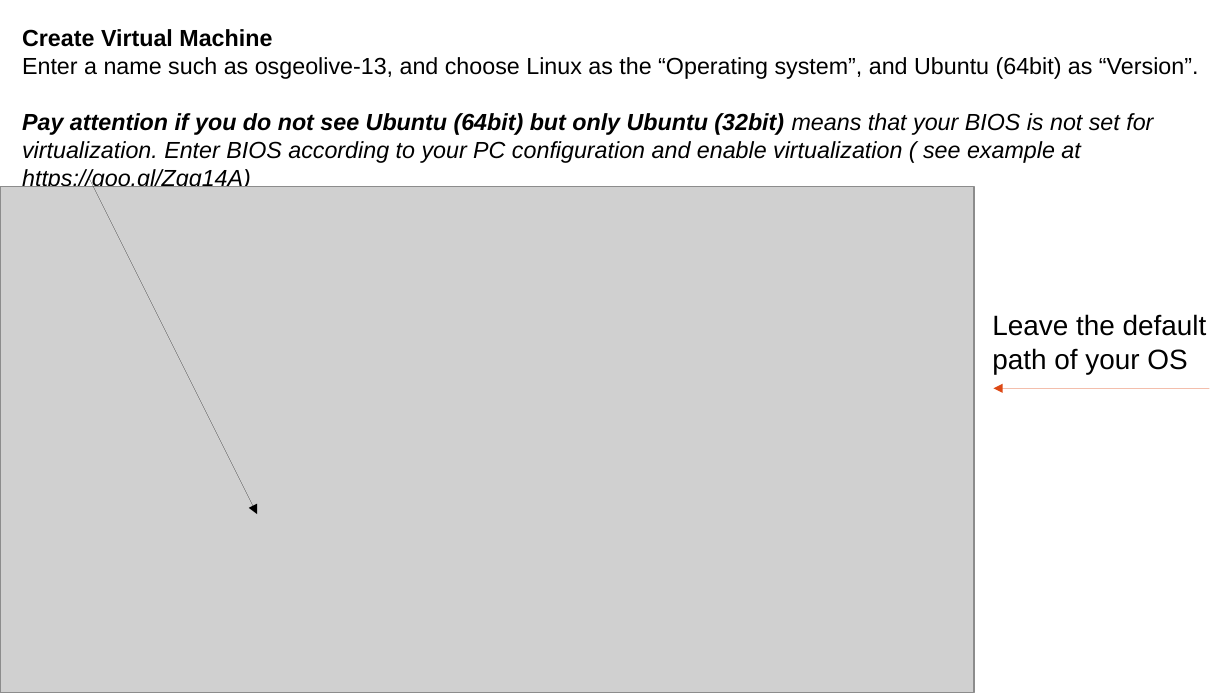
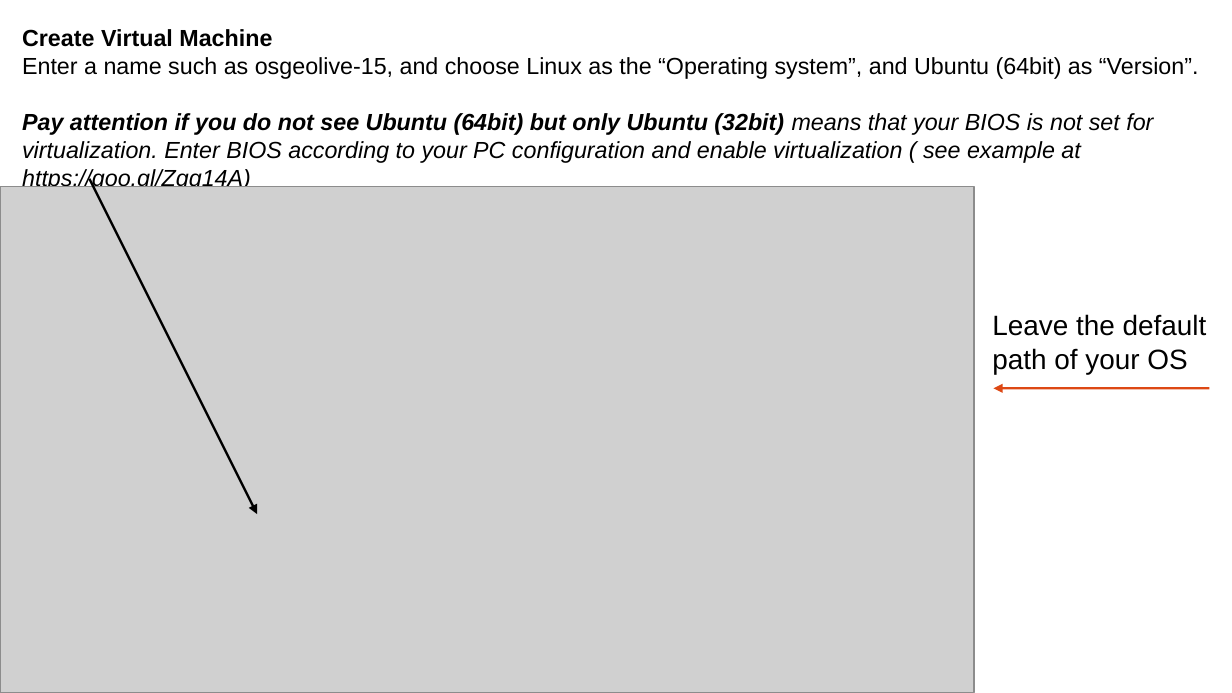
Before and after one commit to selvaje/SE_docs, a slide deck: slide 3 of source/VIRTUALMACHINE/Installation_vm_osgeo-live15.odp. Drawn at 1232x693 pixels with LibreOffice and Linux fonts; fonts in the diff are those of the drawing; grey boxes stand for pictures. Boxes give left, top, right and bottom in pixels: in the first picture for what was removed or moved away, otherwise in the second. Text is boxed around its words. In the diff, an @@ line names an element or a change of style, - is before the commit and + after.

```diff
--- a/source/VIRTUALMACHINE/Installation_vm_osgeo-live15.odp
+++ b/source/VIRTUALMACHINE/Installation_vm_osgeo-live15.odp
@@ text at <box>22,57,1199,79</box>: text changed @@
-Enter a name such as osgeolive-13, and choose Linux as the “Operating system”, and Ubuntu (64bit) as “Version”.
+Enter a name such as osgeolive-15, and choose Linux as the “Operating system”, and Ubuntu (64bit) as “Version”.
@@ arrow (89, 179) - (257, 514): stroke #000000 0 pt to #000000 1.5 pt @@
@@ arrow (1210, 388) - (994, 388): stroke #DD4814 0 pt to #DD4814 1.5 pt @@
```
Also in this commit, not shown: 6 other slides changed, 33 other files.
